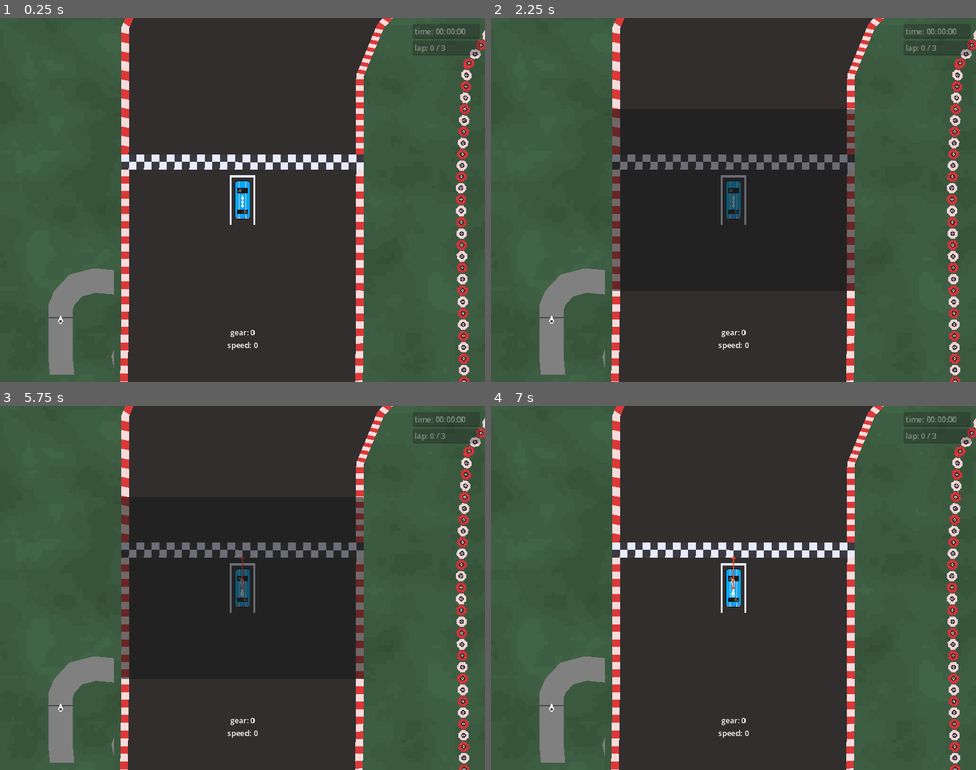
Above: before the commit, frames 1-4 (two rows, left to right).
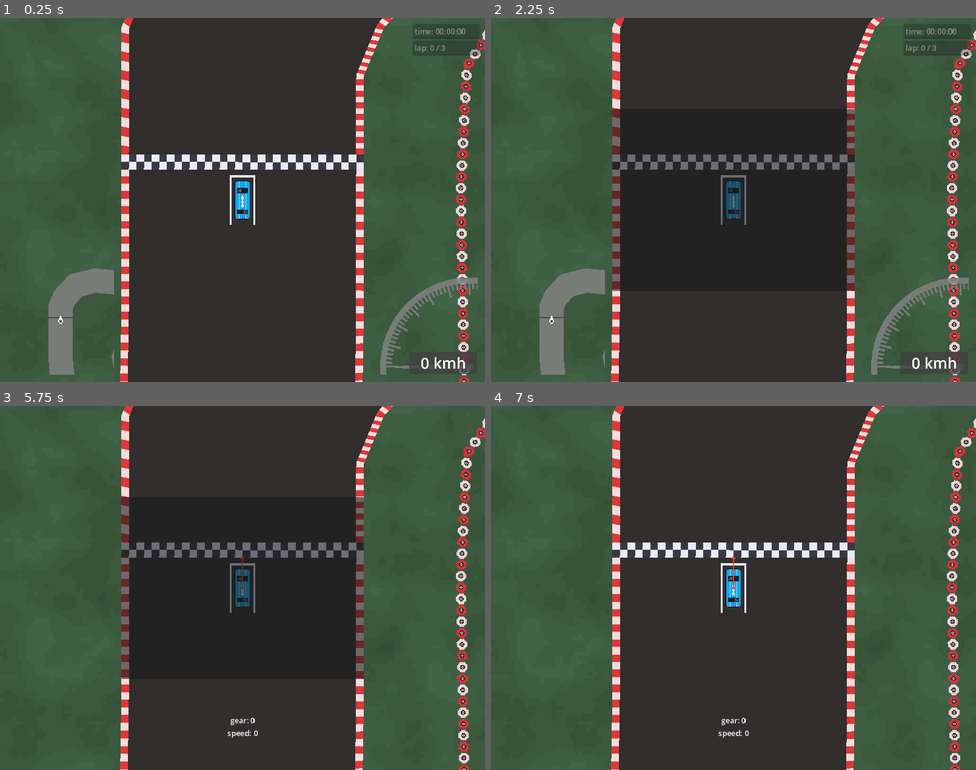
Above: after the commit, the same moments.

Repository: Tab-e-n/web-racing-game
Game: Godot game, scene res://gameplay.tscn
Same seed, same stepped clock (60 frames per second), same inputs: the game is played once before the commit and once after it. This scene is started directly instead of the project's main scene.
Inputs:
- Up to frame 1 (0.25 s): no input
- Up to frame 2 (2.25 s): tap Enter at 0.5, 2 s; hold Right (right) 0.53-1.28 s; hold Shift (shift) 0.53-1.28 s; tap Space at 1.25 s; hold Down (down) 1.28-2.03 s; tap Shift (shift) at 1.35 s; hold Right (right) from 2.03 s (still down); hold Tab from 2.03 s (still down)
- Up to frame 3 (5.75 s): tap Shift (shift) at 2.3, 3.05, 4.35, 5.3 s; tap Space at 2.75, 4.25 s; release Right (right) at 2.78 s; release Tab at 2.78 s; hold Up (up) 2.78-3.53 s; tap Delete at 2.85 s; tap Enter at 3.5 s; hold Shift (shift) 3.53-4.28 s; hold Left (left) 3.53-5.03 s; tap F1 (F1) at 4.15 s; tap F12 (debug) at 4.9 s; hold Down (down) from 5.03 s (still down); hold Tab from 5.03 s (still down); tap F2 (hide_ui, bound only after the commit) at 5.65 s
- Up to frame 4 (7 s): release Down (down) at 5.78 s; release Tab at 5.78 s; hold Right (right) 5.78-6.53 s; tap Delete at 5.85 s; tap Shift (shift) at 6.05 s; hold Up (up) from 6.53 s (still down); hold Shift (shift) from 6.53 s (still down)

The runs differ from the first frame. In frame 1, 1.1% of the frame differs, in the area x 46-99%, y 71-98%; in frame 2, 1.1%; in frame 3, 2.1%; in frame 4, 2.1%, in the area x 10-99%, y 2-98%.

Commit message:
Speedometer

Diff:
--- a/Global.gd
+++ b/Global.gd
@@ -2,6 +2,7 @@
 
 
 var debug_mode = false
+var ui_hidden = false
 var exiting : float = 0
 var exit_vis : Label = null
 
@@ -9,6 +10,8 @@
 func _physics_process(delta):
 	if Input.is_action_just_pressed("debug") and OS.has_feature("editor"):
 		debug_mode = !debug_mode
+	if Input.is_action_just_pressed("hide_ui"):
+		ui_hidden = !ui_hidden
 
 	if exiting > 0:
 		if exit_vis == null:
--- a/Objects/camera.tscn
+++ b/Objects/camera.tscn
@@ -1,10 +1,12 @@
-[gd_scene load_steps=9 format=3 uid="uid://buw70a4g4fxay"]
+[gd_scene load_steps=13 format=3 uid="uid://buw70a4g4fxay"]
 
 [ext_resource type="Script" path="res://Scripts/camera.gd" id="1_cdspg"]
 [ext_resource type="Texture2D" uid="uid://dbebh8lkvxccl" path="res://Textures/ui/countdown/3.png" id="2_sjpcv"]
 [ext_resource type="Texture2D" uid="uid://2b0bcrok4cvy" path="res://Textures/ui/on_finish_image.png" id="3_s1rd3"]
 [ext_resource type="Script" path="res://Scripts/minimap.gd" id="4_sn766"]
 [ext_resource type="Texture2D" uid="uid://bjhwo2vfwr6ja" path="res://Textures/ui/minimap_car.png" id="5_ubcii"]
+[ext_resource type="Texture2D" uid="uid://em4dcf42ttj4" path="res://Textures/ui/speedometer.png" id="6_7ssi5"]
+[ext_resource type="Texture2D" uid="uid://66ddhnxnadja" path="res://Textures/ui/speedometer_arrow.png" id="7_bmmr8"]
 
 [sub_resource type="StyleBoxFlat" id="StyleBoxFlat_vl44o"]
 bg_color = Color(0.443137, 0.443137, 0.443137, 1)
@@ -47,6 +49,38 @@
 		i.queue_free()
 	player_list.erase(id)
 "
+
+[sub_resource type="GDScript" id="GDScript_x3ubt"]
+script/source = "extends Control
+
+
+const PIXEL_TO_KMH_CONVERSION : float = 0.2107
+const MAX_ANGLE_CHANGE_PER_FRAME : float = 1.5
+
+@export var pixel_speed : float = 0
+
+var kmh : float = 0
+
+
+func _physics_process(delta):
+	kmh = abs(pixel_speed * PIXEL_TO_KMH_CONVERSION)
+
+
+	var new_angle = kmh / 3
+	if abs($arrow.rotation_degrees - new_angle) <= 1:
+		$arrow.rotation_degrees = new_angle
+	else:
+		$arrow.rotation_degrees += 1 * sign(new_angle - $arrow.rotation_degrees)
+
+	var visual_kmh = $arrow.rotation_degrees * 3
+
+	var scale = 0.5 + 0.5 * (visual_kmh / 400)
+	$speed.scale = Vector2(scale, scale)
+	$speed.text = str(round(visual_kmh)) + \" kmh\"
+"
+
+[sub_resource type="StyleBoxFlat" id="StyleBoxFlat_s3ef4"]
+bg_color = Color(0.25098, 0.25098, 0.25098, 0.752941)
 
 [node name="camera" type="Camera2D"]
 z_index = 100
@@ -113,7 +147,7 @@
 script = ExtResource("4_sn766")
 
 [node name="track" type="Control" parent="minimap"]
-modulate = Color(0.501961, 0.501961, 0.501961, 1)
+modulate = Color(0.501961, 0.501961, 0.501961, 0.878431)
 layout_mode = 1
 anchors_preset = 15
 anchor_right = 1.0
@@ -153,7 +187,45 @@
 layout_mode = 2
 columns = 3
 
+[node name="Speedometer" type="Control" parent="."]
+self_modulate = Color(0.501961, 0.501961, 0.501961, 0.752941)
+clip_contents = true
+layout_mode = 3
+anchors_preset = 0
+offset_left = 272.0
+offset_top = 144.0
+offset_right = 496.0
+offset_bottom = 368.0
+script = SubResource("GDScript_x3ubt")
+
+[node name="speedmeter" type="Sprite2D" parent="Speedometer"]
+modulate = Color(0.501961, 0.501961, 0.501961, 0.878431)
+position = Vector2(156, 105)
+scale = Vector2(0.8, 0.8)
+texture = ExtResource("6_7ssi5")
+
+[node name="arrow" type="Sprite2D" parent="Speedometer"]
+modulate = Color(0.501961, 0.501961, 0.501961, 0.878431)
+position = Vector2(208, 208)
+scale = Vector2(0.8, 0.8)
+texture = ExtResource("7_bmmr8")
+offset = Vector2(-94, 0)
+
+[node name="speed" type="Label" parent="Speedometer"]
+offset_left = -64.0
+offset_top = 128.0
+offset_right = 224.0
+offset_bottom = 224.0
+scale = Vector2(0.5, 0.5)
+pivot_offset = Vector2(288, 96)
+theme_override_font_sizes/font_size = 64
+theme_override_styles/normal = SubResource("StyleBoxFlat_s3ef4")
+text = "333 kmh"
+horizontal_alignment = 1
+vertical_alignment = 1
+
 [node name="car_stats" type="VBoxContainer" parent="."]
+visible = false
 anchors_preset = 8
 anchor_left = 0.5
 anchor_top = 0.5
--- a/Objects/racecar.tscn
+++ b/Objects/racecar.tscn
@@ -38,14 +38,6 @@
 [node name="collision" type="CollisionShape2D" parent="."]
 shape = SubResource("RectangleShape2D_1j6se")
 
-[node name="Label" type="Label" parent="."]
-offset_left = -24.0
-offset_top = -24.0
-offset_right = 24.0
-offset_bottom = 32.0
-theme_override_colors/font_color = Color(1, 1, 1, 1)
-horizontal_alignment = 1
-
 [node name="normal_rot" type="Sprite2D" parent="."]
 visible = false
 modulate = Color(1, 0, 1, 0.501961)
--- a/Scripts/camera.gd
+++ b/Scripts/camera.gd
@@ -57,6 +57,11 @@
 
 
 func _physics_process(_delta):
+	$Speedometer.visible = !Global.ui_hidden
+	$minimap.visible = !Global.ui_hidden
+	$score.visible = !Global.ui_hidden
+	$car_stats.visible = Global.debug_mode
+
 	if Net.is_a_spectator:
 		var speed_up = 1
 		if Input.is_action_pressed("shift"):
@@ -104,6 +109,8 @@
 	#car stats
 	$"car_stats/gear".text = "gear: " + str($"../Racecar".gear)
 	$"car_stats/speed".text = "speed: " + str(int($"../Racecar".curr_speed))
+
+	$Speedometer.pixel_speed = $"../Racecar".curr_speed
 
 
 func vote_button_pressed(vote):
--- a/Scripts/racecar.gd
+++ b/Scripts/racecar.gd
@@ -91,6 +91,8 @@
 
 
 func _physics_process(_delta):
+#	print(position)
+
 	if Net.is_a_spectator:
 		visible = false
 		return
@@ -195,8 +197,6 @@
 			curr_speed = Global.pythagoras(velocity.x, velocity.y)
 		curr_speed -= FRICTION * sign(curr_speed)
 
-	$Label.text = String.num(gear) + "\n" + String.num(round(curr_speed))
-
 	if oil_covered or state_sliding:
 		$car.material.set_shader_parameter("dim", Vector3(0.5, 0.5, 0.5))
 	elif state_drifting:
@@ -204,7 +204,6 @@
 	else:
 		$car.material.set_shader_parameter("dim", Vector3(1, 1, 1))
 
-	$Label.visible = Global.debug_mode
 	$normal_rot.visible = Global.debug_mode
 	$last_coll_rot.visible = Global.debug_mode
 	$drifting_rot.visible = Global.debug_mode and state_drifting and not velocity == Vector2(0, 0)
--- a/gameplay.tscn
+++ b/gameplay.tscn
@@ -18,7 +18,6 @@
 z_index = 20
 
 [node name="Racecar" parent="." instance=ExtResource("1_po648")]
-z_index = 20
 
 [node name="camera" parent="." instance=ExtResource("4_50n4o")]
 
--- a/menu.tscn
+++ b/menu.tscn
@@ -271,6 +271,7 @@
 texture = ExtResource("3_6jf3t")
 
 [node name="mode_less" type="TextureButton" parent="palette_small"]
+modulate = Color(0, 0, 0, 0.392157)
 layout_mode = 0
 offset_top = 8.0
 offset_right = 32.0
@@ -278,6 +279,7 @@
 texture_normal = ExtResource("3_jdehj")
 
 [node name="mode_more" type="TextureButton" parent="palette_small"]
+modulate = Color(0, 0, 0, 0.392157)
 layout_mode = 0
 offset_left = 96.0
 offset_top = 8.0
@@ -287,6 +289,7 @@
 flip_h = true
 
 [node name="palette_less" type="TextureButton" parent="palette_small"]
+modulate = Color(0, 0, 0, 0.392157)
 layout_mode = 0
 offset_top = 56.0
 offset_right = 32.0
@@ -294,6 +297,7 @@
 texture_normal = ExtResource("3_jdehj")
 
 [node name="palette_more" type="TextureButton" parent="palette_small"]
+modulate = Color(0, 0, 0, 0.392157)
 layout_mode = 0
 offset_left = 96.0
 offset_top = 56.0
--- a/project.godot
+++ b/project.godot
@@ -61,6 +61,16 @@
 , Object(InputEventKey,"resource_local_to_scene":false,"resource_name":"","device":-1,"window_id":0,"alt_pressed":false,"shift_pressed":false,"ctrl_pressed":false,"meta_pressed":false,"pressed":false,"keycode":0,"physical_keycode":83,"key_label":0,"unicode":115,"echo":false,"script":null)
 ]
 }
+F1={
+"deadzone": 0.5,
+"events": [Object(InputEventKey,"resource_local_to_scene":false,"resource_name":"","device":-1,"window_id":0,"alt_pressed":false,"shift_pressed":false,"ctrl_pressed":false,"meta_pressed":false,"pressed":false,"keycode":0,"physical_keycode":4194332,"key_label":0,"unicode":0,"echo":false,"script":null)
+]
+}
+hide_ui={
+"deadzone": 0.5,
+"events": [Object(InputEventKey,"resource_local_to_scene":false,"resource_name":"","device":-1,"window_id":0,"alt_pressed":false,"shift_pressed":false,"ctrl_pressed":false,"meta_pressed":false,"pressed":false,"keycode":0,"physical_keycode":4194333,"key_label":0,"unicode":0,"echo":false,"script":null)
+]
+}
 debug={
 "deadzone": 0.5,
 "events": [Object(InputEventKey,"resource_local_to_scene":false,"resource_name":"","device":-1,"window_id":0,"alt_press …(182 unchanged characters)…
@@ -69,11 +79,6 @@
 shift={
 "deadzone": 0.5,
 "events": [Object(InputEventKey,"resource_local_to_scene":false,"resource_name":"","device":-1,"window_id":0,"alt_press …(182 unchanged characters)…
-]
-}
-F1={
-"deadzone": 0.5,
-"events": [Object(InputEventKey,"resource_local_to_scene":false,"resource_name":"","device":-1,"window_id":0,"alt_pressed":false,"shift_pressed":false,"ctrl_pressed":false,"meta_pressed":false,"pressed":false,"keycode":0,"physical_keycode":4194332,"key_label":0,"unicode":0,"echo":false,"script":null)
 ]
 }
 esc={
Binary file added: Textures/ui/speedometer.png
Not shown, added: Textures/ui/speedometer.png.import
Binary file added: Textures/ui/speedometer_arrow.png
Not shown, added: Textures/ui/speedometer_arrow.png.import
